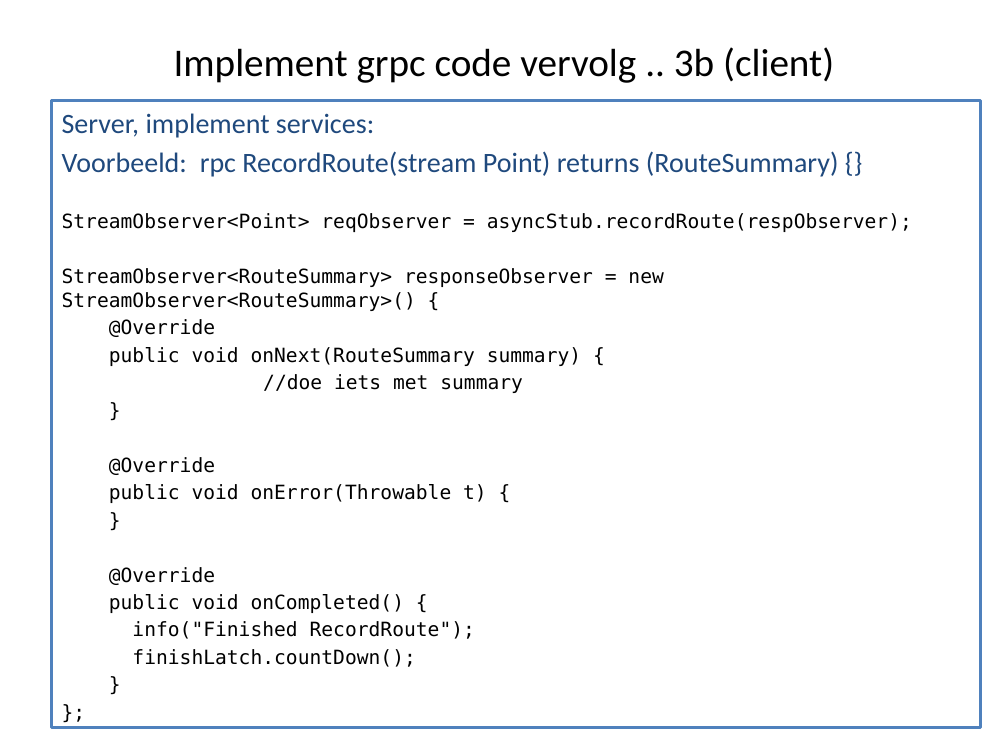
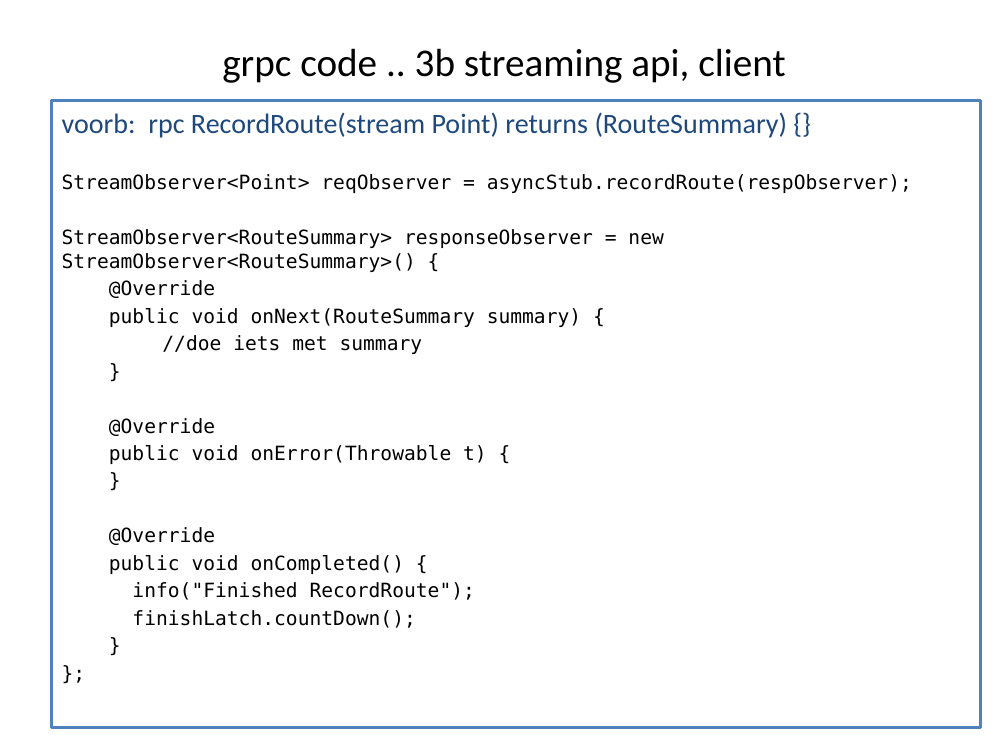
Before and after one commit to Michael-YuSha/workshop-grpc, a slide deck: slide 12 of doc/doc-source/Workshop-grpc.pptx (slide 11 before the commit). Drawn at 1008x756 pixels with LibreOffice and Linux fonts; fonts in the diff are those of the drawing. Boxes give left, top, right and bottom in pixels: in the first picture for what was removed or moved away, otherwise in the second. Text is boxed around its words. In the diff, an @@ line names an element or a change of style, - is before the commit and + after.

```diff
--- a/doc/doc-source/Workshop-grpc.pptx
+++ b/doc/doc-source/Workshop-grpc.pptx
@@ title at [222,48,785,83]: text changed @@
-Implement grpc code vervolg .. 3b (client)
+grpc code .. 3b streaming api, client
@@ text at [62,112,788,138]: text changed @@
-Server, implement services:
-Voorbeeld: rpc RecordRoute(stream Point) returns (RouteSummary) {}
+voorb: rpc RecordRoute(stream Point) returns (RouteSummary) {}
```
Also in this commit, not shown: 4 other slides changed, 1 slide added, 1 other file.
